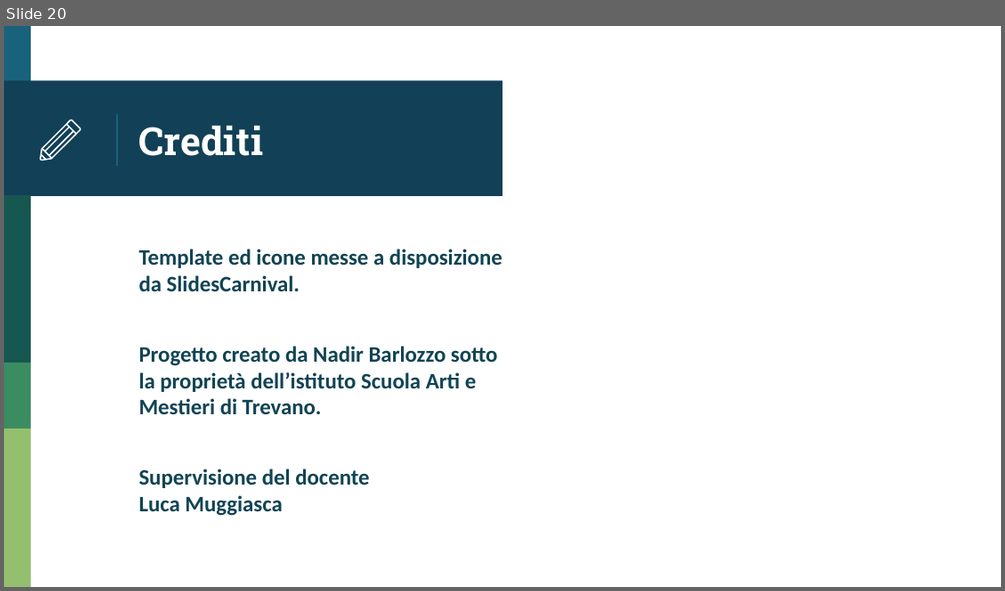
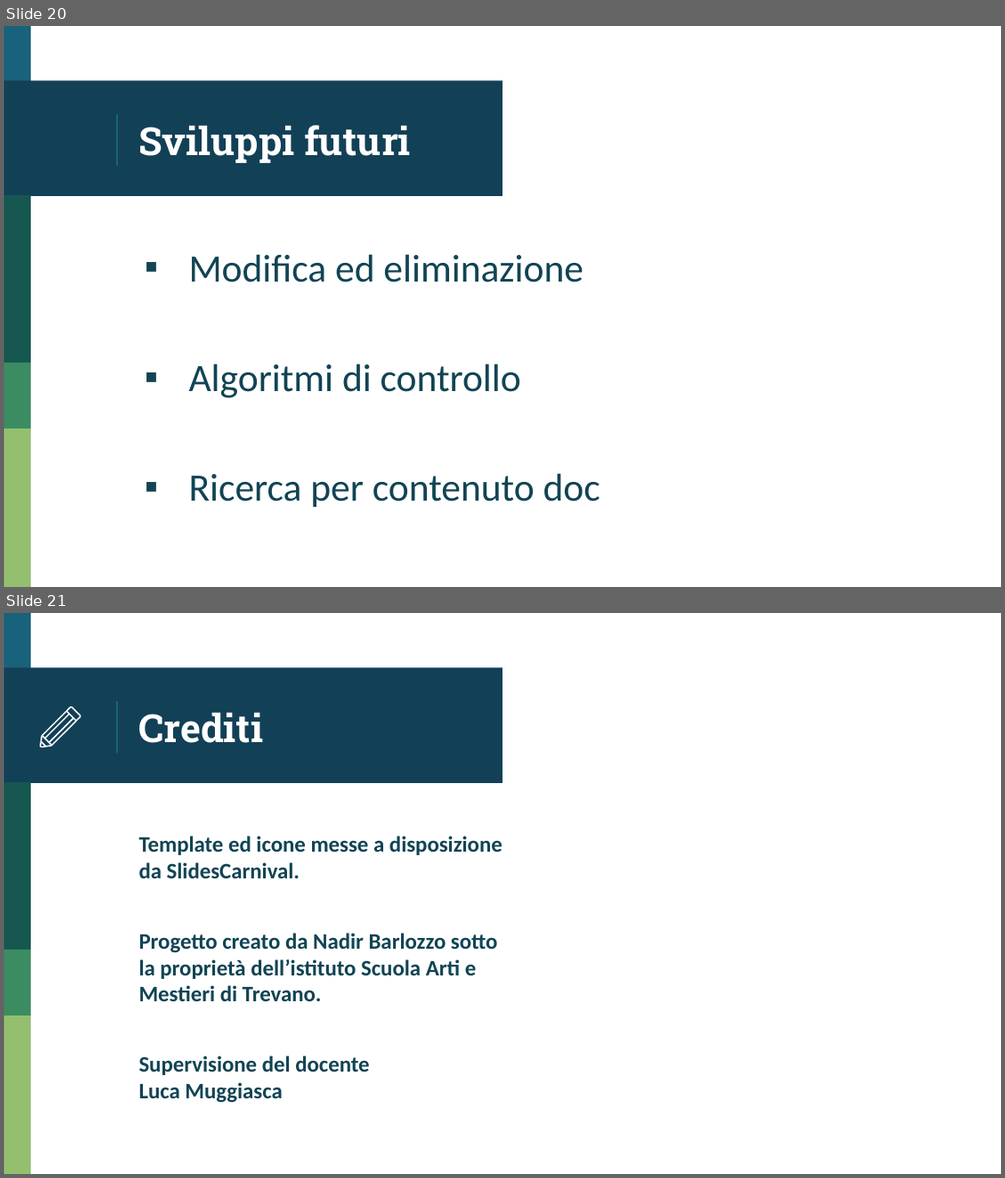
Before and after one commit to LuMug/Carthafind, a slide deck: I3_Presentazione_Carthafind.pptx. Shown one above the other, each under a label of ours: slide 20 before the commit, slides 20 and 21 after it. The pictures are 1005x591 and 1005x1178 pixels, drawn with LibreOffice and Linux fonts; fonts in the diff are those of the drawing. Boxes give left, top, right and bottom in pixels: in the first picture for what was removed or moved away, otherwise in the second. Text is boxed around its words. In the diff, an @@ line names an element or a change of style, - is before the commit and + after.

Commit message:
Aggiunta sviluppi futuri nella presentazione

```diff
--- a/I3_Presentazione_Carthafind.pptx
+++ b/I3_Presentazione_Carthafind.pptx
@@ slide 20 added at box(4, 26, 1001, 587), background #FFFFFF; not listed: 6 template elements that a slide beside it also shows @@
@@ title added at box(139, 125, 411, 163), 28 pt, text #FFFFFF, bold @@
+Sviluppi futuri
@@ text added at box(189, 254, 600, 507), 28 pt, text #114454 @@
+▪ Modifica ed eliminazione
+▪ Algoritmi di controllo
+▪ Ricerca per contenuto doc
@@ what was slide 20 is now slide 21 @@
```
